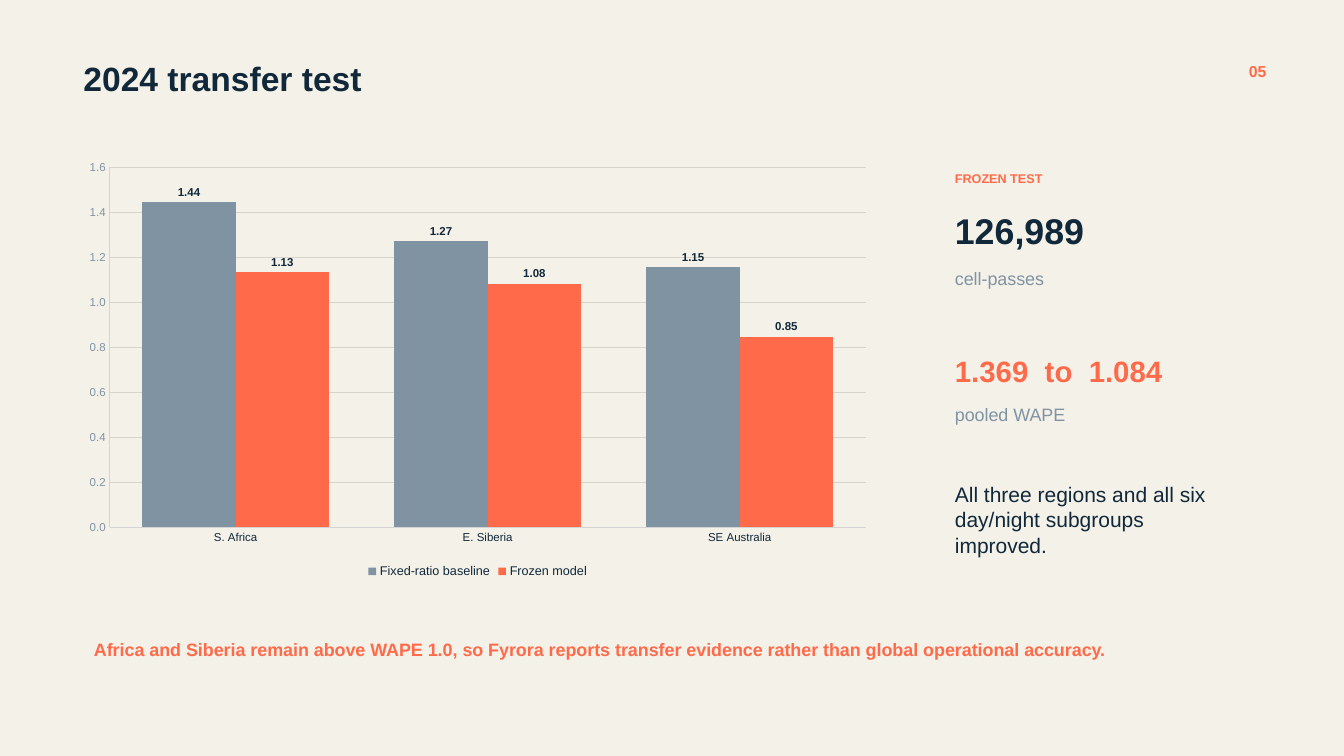
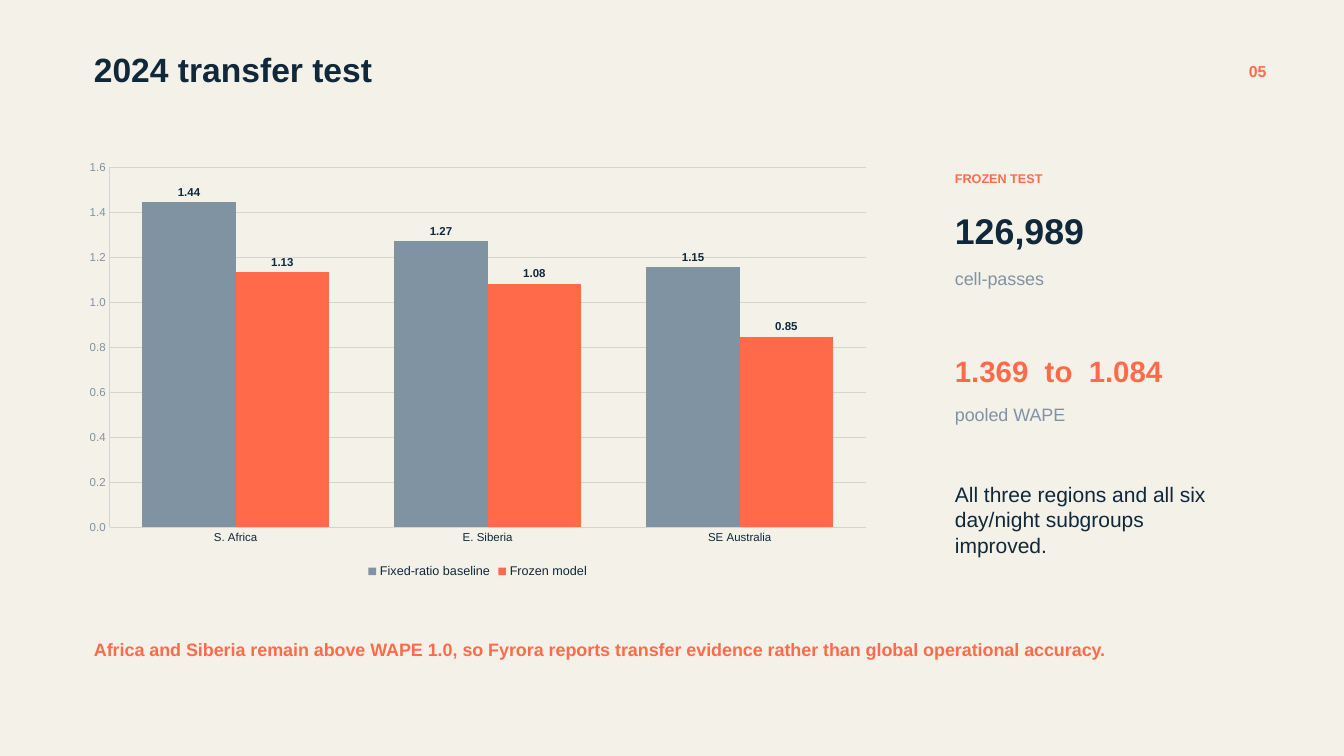
Before and after one commit to CSHub-Project/NASA-2026-QORVEX-Challenge-09, a slide deck: slide 5 of submission/demo/fyrora-space-apps-demo-submission.pptx. Drawn at 1344x756 pixels with LibreOffice and Linux fonts; fonts in the diff are those of the drawing. Boxes give left, top, right and bottom in pixels: in the first picture for what was removed or moved away, otherwise in the second. Text is boxed around its words. In the diff, an @@ line names an element or a change of style, - is before the commit and + after.

```diff
--- a/submission/demo/fyrora-space-apps-demo-submission.pptx
+++ b/submission/demo/fyrora-space-apps-demo-submission.pptx
@@ text "2024 transfer test": place and size @@
-text "2024 transfer test" at <box>83,66,362,92</box>
+text "2024 transfer test" at <box>94,57,372,83</box>
```
Also in this commit, not shown: 2 other slides changed, 11 other files.
